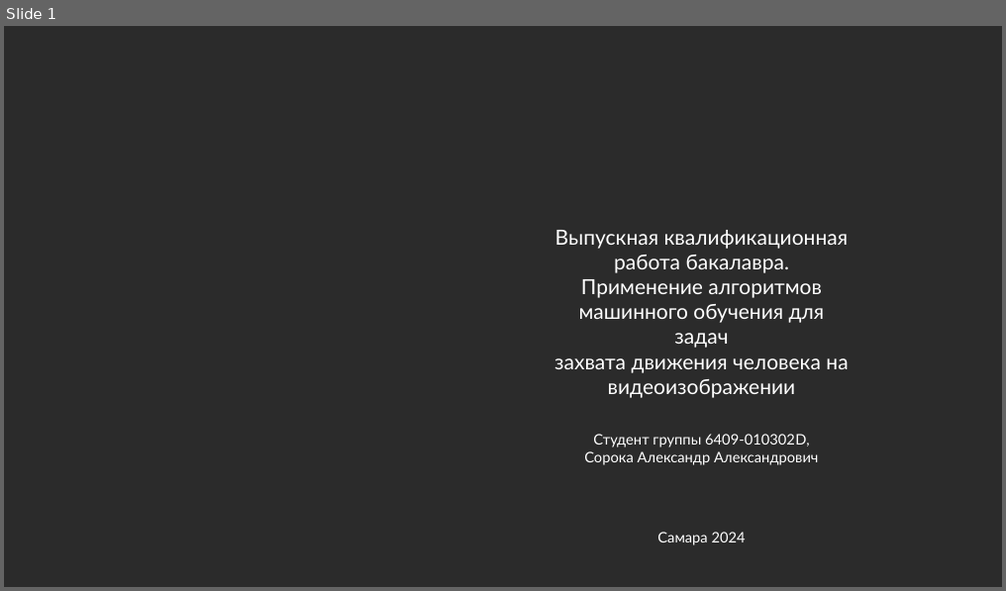
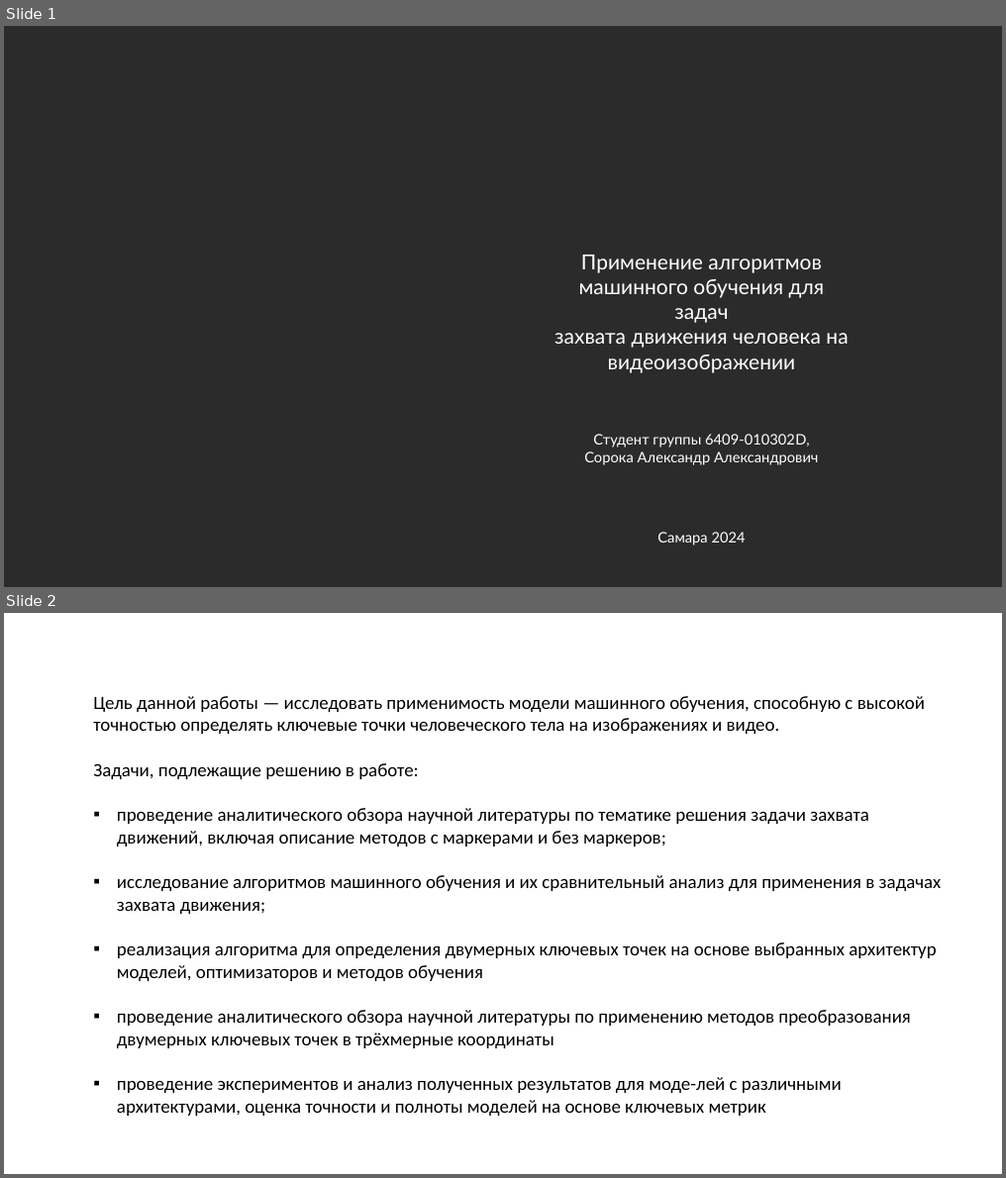
Before and after one commit to l1can13/bachelors-thesis, a slide deck: ВКРБ_Сорока Александр_Презентация.pptx. Shown one above the other, each under a label of ours: slide 1 before the commit, slides 1 and 2 after it. The pictures are 1006x591 and 1006x1178 pixels, drawn with LibreOffice and Linux fonts; fonts in the diff are those of the drawing; background and template pictures are left out; a plain dark background stands for a picture behind light text. Boxes give left, top, right and bottom in pixels: in the first picture for what was removed or moved away, otherwise in the second. Text is boxed around its words. In the diff, an @@ line names an element or a change of style, - is before the commit and + after.

```diff
--- a/ВКРБ_Сорока Александр_Презентация.pptx
+++ b/ВКРБ_Сорока Александр_Презентация.pptx
@@ slide 2 added at bbox=[4, 613, 1002, 1174], background picture (left out) @@
@@ text added at bbox=[196, 638, 844, 667], 18 pt, text #FFFFFF @@
+Цели и задачи
@@ text added at bbox=[93, 696, 942, 1116], 18 pt, text #000000 @@
+Цель данной работы — исследовать применимость модели машинного обучения, способную с высокой точностью определять ключевые точки человеческого тела на изображениях и видео.
+Задачи, подлежащие решению в работе:
+▪ проведение аналитического обзора научной литературы по тематике решения задачи захвата движений, включая описание методов с маркерами и без маркеров;
+▪ исследование алгоритмов машинного обучения и их сравнительный анализ для применения в задачах захвата движения;
+▪ реализация алгоритма для определения двумерных ключевых точек на основе выбранных архитектур моделей, оптимизаторов и методов обучения
+▪ проведение аналитического обзора научной литературы по применению методов преобразования двумерных ключевых точек в трёхмерные координаты
+▪ проведение экспериментов и анализ полученных результатов для моде-лей с различными архитектурами, оценка точности и полноты моделей на основе ключевых метрик
@@ page number added at bbox=[914, 1132, 951, 1161], 18 pt, text #FFFFFF @@
+2
@@ slide 1 changed as well @@
@@ text "Применение алгоритмов машинного обучения для ...": place and size @@
-text "Применение алгоритмов машинного обучения для ..." at bbox=[554, 230, 848, 398]
+text "Применение алгоритмов машинного обучения для ..." at bbox=[554, 255, 847, 373]
@@ text at bbox=[579, 255, 825, 323]: text changed @@
-Выпускная квалификационная работа бакалавра. Применение алгоритмов машинного обучения для задач
+Применение алгоритмов машинного обучения для задач
```
Also in this commit, not shown: 1 other slide changed, 7 other slides added, 2 slides removed, 3 other files.
